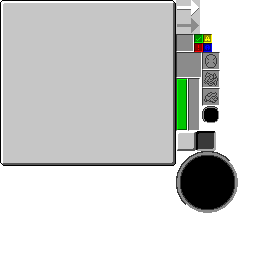
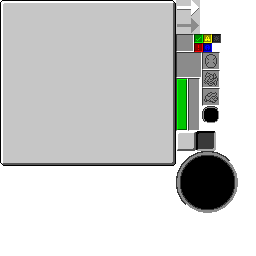
Layer changes from the first 256x256 image to the second:
added layer "pause" above "info" over bbox(212, 34, 221, 43)
